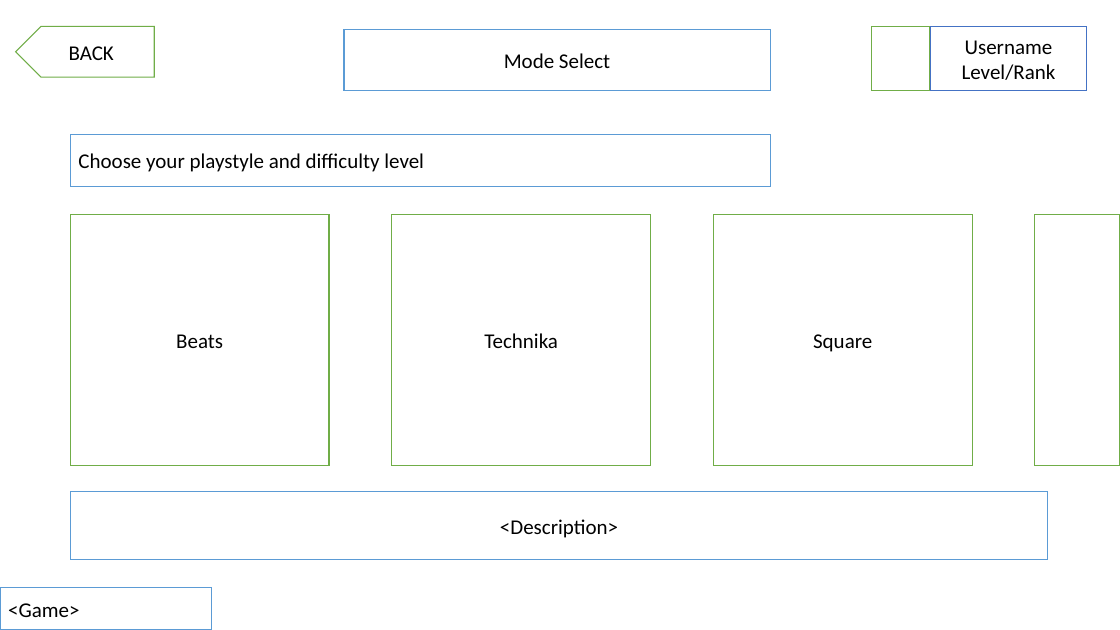
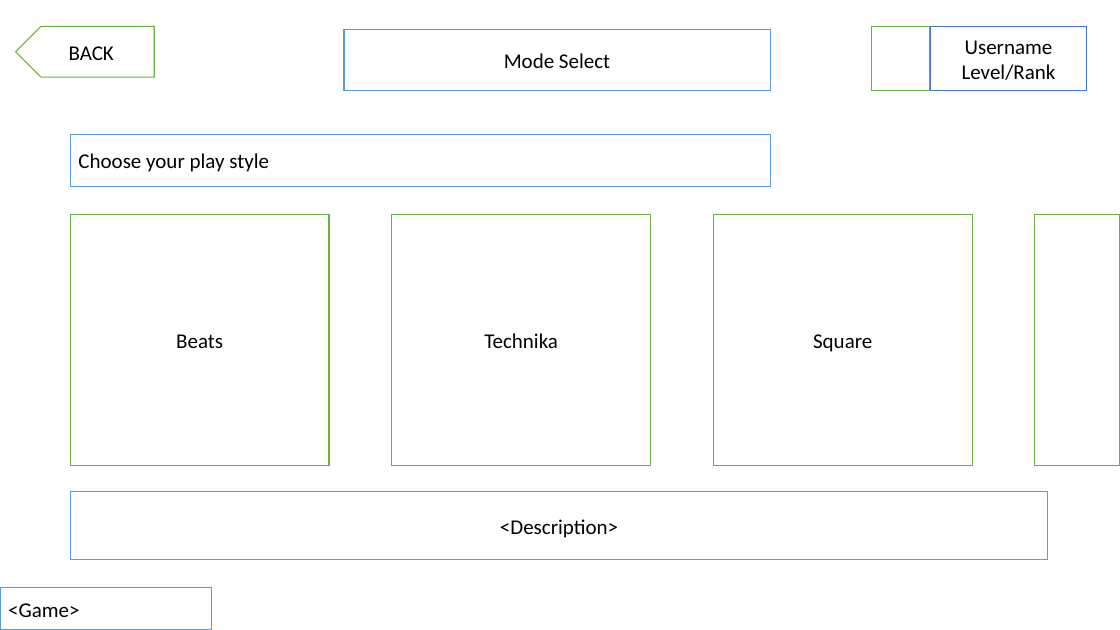
Before and after one commit to Ikeiwa/beats2, a slide deck: slide 6 of beats2/Docs/Beats2 - Design Spec.pptx (slide 7 before the commit). Drawn at 1120x630 pixels with LibreOffice and Linux fonts; fonts in the diff are those of the drawing. Boxes give left, top, right and bottom in pixels: in the first picture for what was removed or moved away, otherwise in the second. Text is boxed around its words. In the diff, an @@ line names an element or a change of style, - is before the commit and + after.

```diff
--- a/beats2/Docs/Beats2 - Design Spec.pptx
+++ b/beats2/Docs/Beats2 - Design Spec.pptx
@@ text in rectangle at <box>78,153,269,172</box>: text changed @@
-Choose your playstyle and difficulty level
+Choose your play style
```
Also in this commit, not shown: 17 other slides changed, 6 slides removed, 7 other files.
